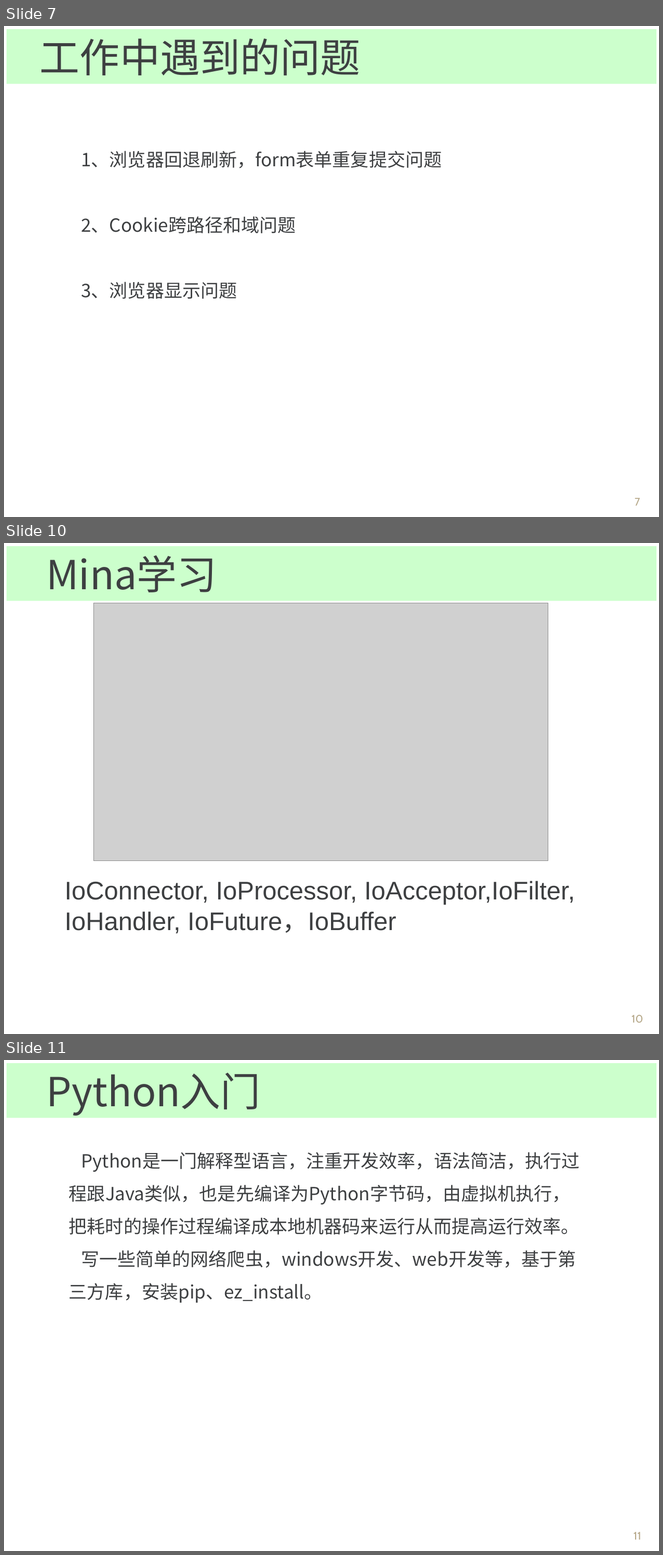
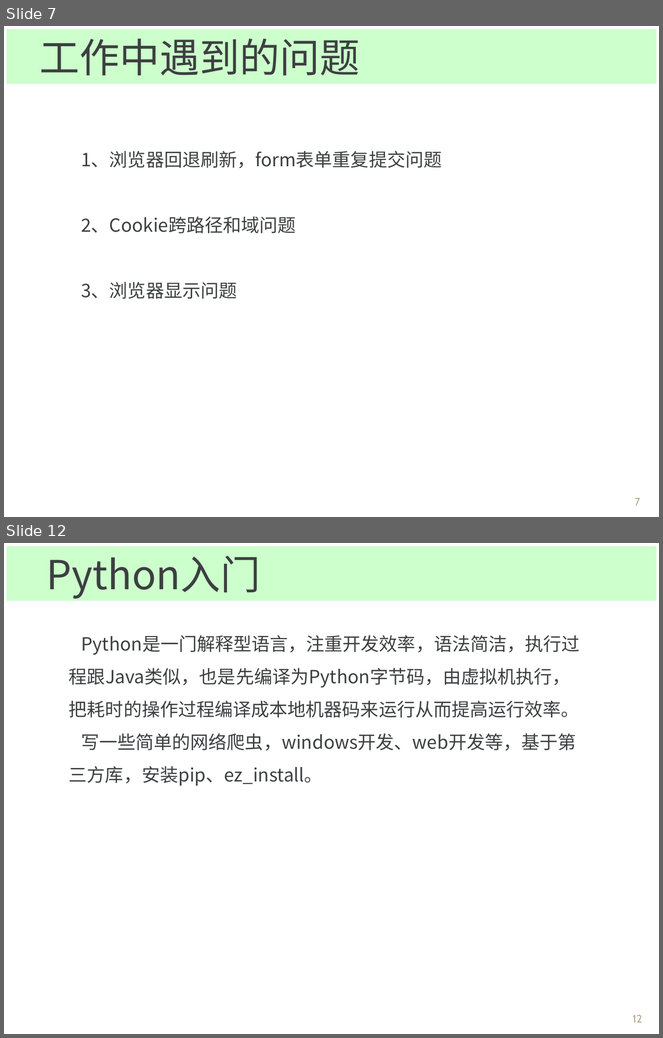
Before and after one commit to Spectrumleeee/Works, a slide deck: document/转正答辩_云平台部_黎光谱.ppt. Shown one above the other, each under a label of ours: slides 7, 10 and 11 before the commit, slides 7 and 12 after it; the slides between them are not shown. The pictures are 663x1555 and 663x1038 pixels, drawn with LibreOffice and Linux fonts; fonts in the diff are those of the drawing; grey boxes stand for pictures; background and template pictures are left out. Boxes give left, top, right and bottom in pixels: in the first picture for what was removed or moved away, otherwise in the second. Text is boxed around its words. In the diff, an @@ line names an element or a change of style, - is before the commit and + after.

```diff
--- a/document/转正答辩_云平台部_黎光谱.ppt
+++ b/document/转正答辩_云平台部_黎光谱.ppt
@@ slide 10 removed at <box>4,543,659,1034</box>, background picture (left out) @@
@@ rectangle removed at <box>7,546,657,601</box> @@
-Mina学习
@@ picture removed at <box>94,603,548,861</box> @@
@@ text removed at <box>65,881,575,934</box> @@
-IoConnector, IoProcessor, IoAcceptor,IoFilter, IoHandler, IoFuture，IoBuffer
@@ page number removed at <box>632,1015,643,1023</box> @@
-10
@@ what was slide 11 is now slide 12 @@
@@ page number at <box>633,1015,642,1023</box>: text changed @@
-11
+12
```
Also in this commit, not shown: 5 slides changed, 2 slides added.
